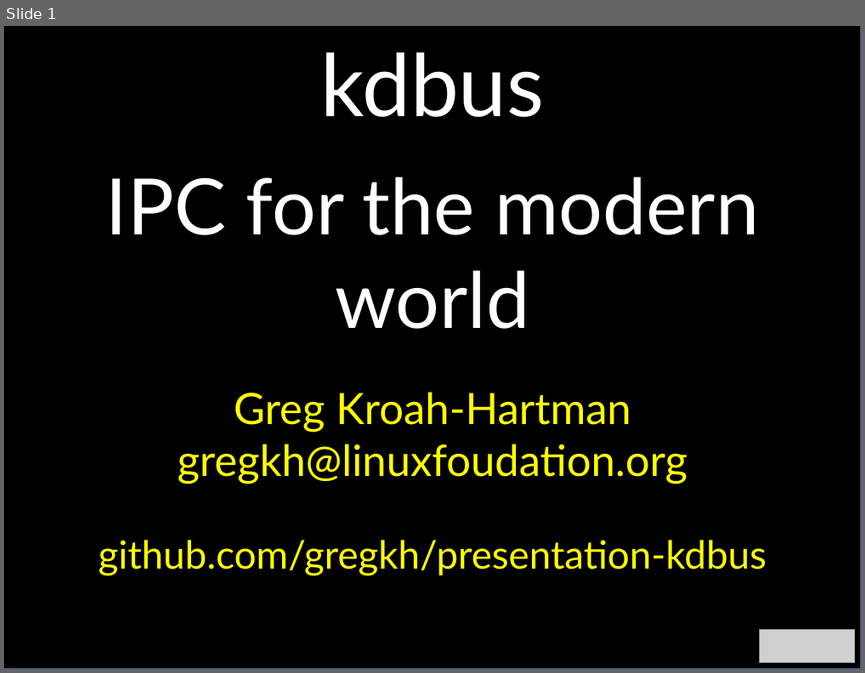
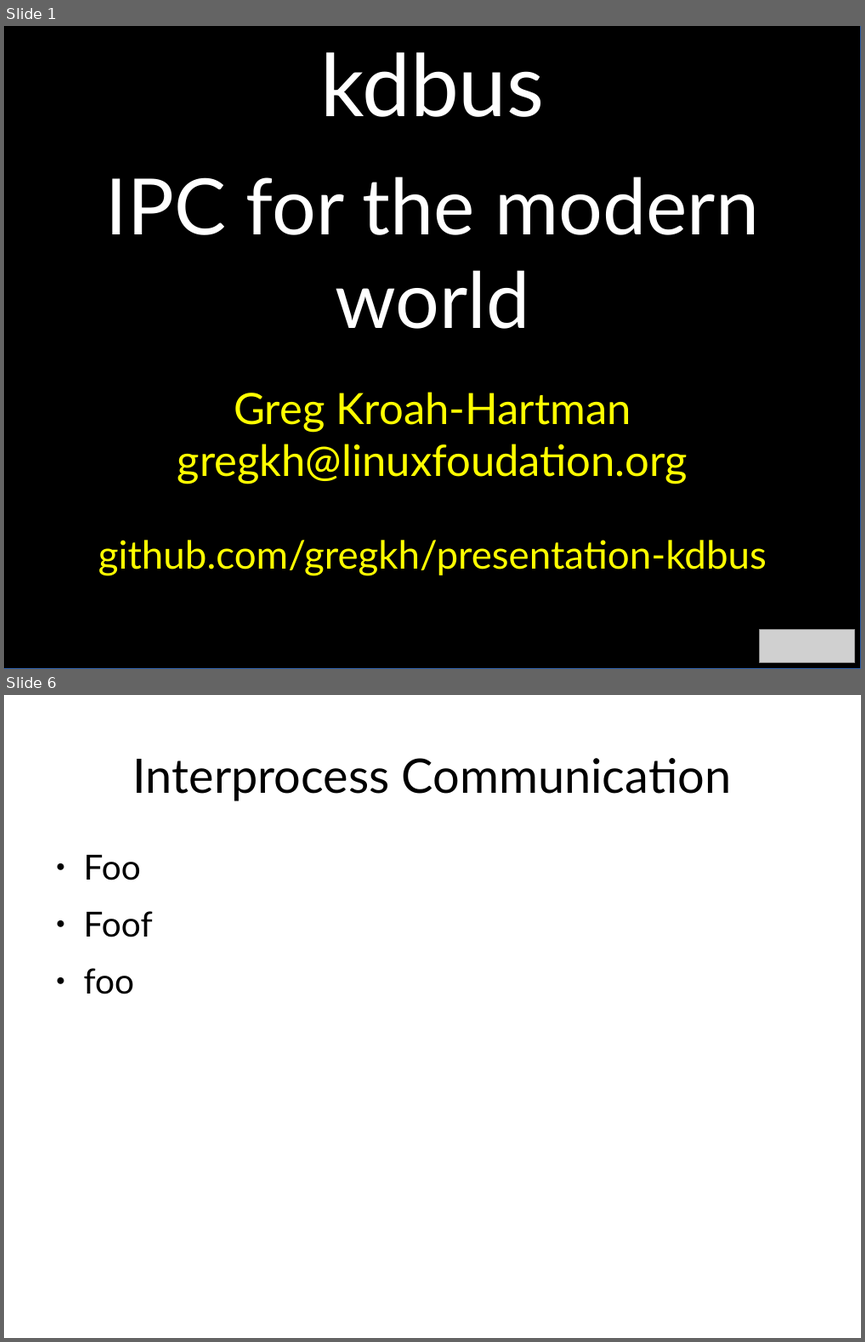
Before and after one commit to gregkh/presentation-kdbus, a slide deck: kdbus.odp. Shown one above the other, each under a label of ours: slide 1 before the commit, slides 1 and 6 after it; the slides between them are not shown. The pictures are 865x673 and 865x1342 pixels, drawn with LibreOffice and Linux fonts; fonts in the diff are those of the drawing; grey boxes stand for pictures. Boxes give left, top, right and bottom in pixels: in the first picture for what was removed or moved away, otherwise in the second. Text is boxed around its words. In the diff, an @@ line names an element or a change of style, - is before the commit and + after.

```diff
--- a/kdbus.odp
+++ b/kdbus.odp
@@ slide 6 added at bbox=[4, 695, 861, 1338], background #FFFFFF @@
@@ title added at bbox=[133, 758, 731, 801], 44 pt, text #000000 @@
+Interprocess Communication
@@ text added at bbox=[84, 855, 153, 994], 32 pt, text #000000 @@
+● Foo
+● Foof
+● foo
```
Also in this commit, not shown: 4 other slides added, 4 other files.
